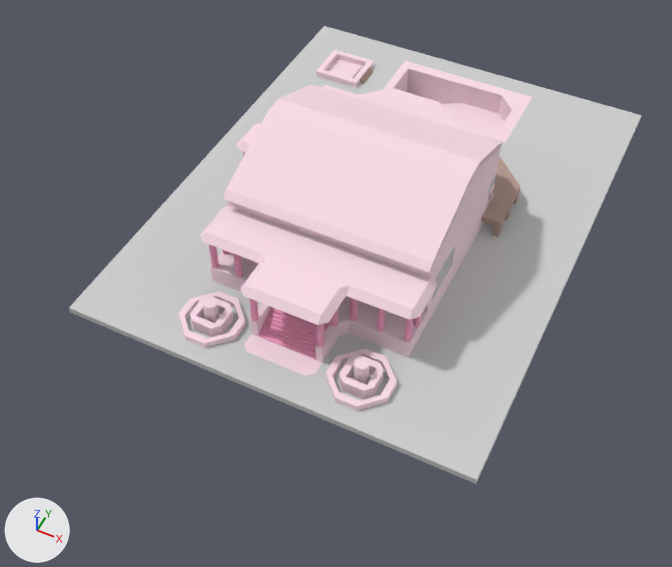
What one commit did to the OBJ model AZHouse/2/model-triangulated.obj.
Rendered twice from a 50 mm camera at (0.86, -1.82, 1.92) aimed at (0.04, -0.18, -0.12). Lighting does not change. The marker at lower left points along +X, +Y and +Z. Where no turn or scale is listed for an object, it has been applied to the vertices.

In view in the first picture: 'group1024237734', 'group105860431', 'group1162040733', 'group1179195914', 'group1404613136', 'group140974660', 'group1514795735', 'group1646688296', 'group309805238', 'group468627337', 'group684463606', 'group787223239'.
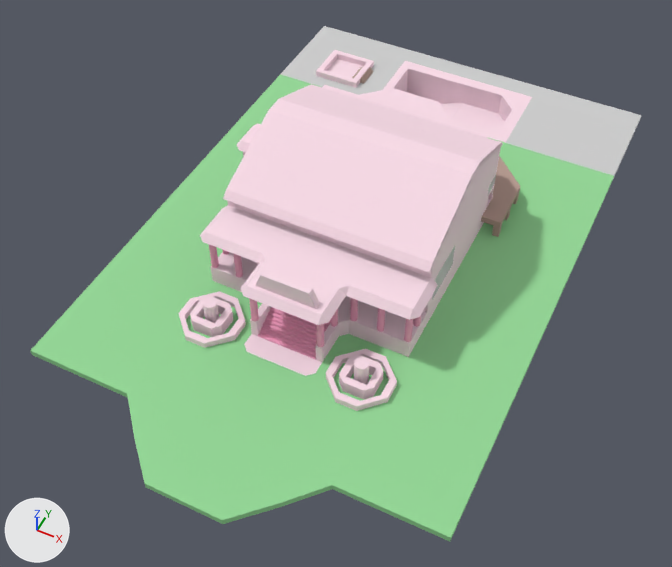
The newer file is also turned or shifted as a whole; pictures and numbers use the older file's frame.

Boxes [x1, y1, x2, y2] around the edits, measured in the pictures (672 x 567 px; the box of a moved part takes in the faces that stretch with it):
'group468627337', recoloured, reshaped (grey to green, 7% wider, 14% taller): before [69, 74, 613, 484]; after [30, 74, 614, 541]
'group215419042', added (green): after [144, 421, 264, 524]
'group1014074306', added (green): after [222, 455, 332, 524]
'group2089892225', added (green): after [127, 390, 191, 483]
'group260565734', added: after [255, 270, 320, 309]
part 1 of me_group468627337, moved or reshaped: before [223, 349, 312, 408]; after [30, 308, 477, 541]

What changed in the scene script:
```text
Add mat_mat10:
    mat_mat10 = principled_material('mat10')
    mat_mat10.base_color = (0.3, 0.69, 0.31)  # green #95d897
    mat_mat10.roughness = 1.0
Change me_group468627337:
    where me_group468627337.from_pydata(...)  # 48 vertices, 72 faces; spans x -0.582..0.648, y -0.628..0.612, z -0.116..-0.096
    used by ob_group468627337; location = (0.0, 0.0, 0.0)
    remove me_group468627337.materials.append(mat_mat22)  # light grey #cecece
    me_group468627337 part 1: the loose piece of 8 vertices spanning x -0.072..0.148, y -0.628..-0.538, z -0.116..-0.096 is scaled about its middle by (5.59, 2.89, 1), then moved by (-0.005, -0.085, 0.0)
    add me_group468627337.materials.append(mat_mat10)  # green #95d897
Add me_group260565734:
    me_group260565734.from_pydata([(-0.053, -0.461, 0.104), (-0.053, -0.441, 0.104), (-0.033, -0.441, 0.154), (0.127, -0.461, 0.104), (0.107, -0.441, 0.154), (0.127, -0.441, 0.104), (0.107, -0.461, 0.154), (-0.033, -0.461, 0.154)], [], [(2, 1, 0), (5, 4, 3), (5, 3, 0), (1, 5, 0), (6, 4, 2), (6, 7, 0), (3, 6, 0), (4, 5, 1), (2, 4, 1), (0, 7, 2), (2, 7, 6), (4, 6, 3)])
    me_group260565734.materials.append(mat_mat6)  # white #fcdeea
Add me_group215419042:
    me_group215419042.from_pydata(...)  # a box spanning x -0.073..0.147, y -0.991..-0.791, z -0.116..-0.096
    me_group215419042.materials.append(mat_mat10)  # green #95d897
Add me_group2089892225:
    me_group2089892225.from_pydata([(-0.173, -0.891, -0.116), (-0.273, -0.781, -0.116), (-0.273, -0.781, -0.096), (-0.173, -0.891, -0.096), (-0.073, -0.991, -0.116), (-0.073, -0.991, -0.096), (-0.073, -0.781, -0.096), (-0.073, -0.781, -0.116)], [], [(2, 1, 0), (3, 2, 0), (6, 5, 4), (7, 6, 4), (7, 4, 0), (1, 7, 0), (6, 2, 3), (5, 6, 3), (5, 3, 0), (4, 5, 0), (6, 7, 1), (2, 6, 1)])
    me_group2089892225.materials.append(mat_mat10)  # green #95d897
Add me_group1014074306:
    me_group1014074306.from_pydata([(0.247, -0.891, -0.096), (0.347, -0.781, -0.096), (0.347, -0.781, -0.116), (0.247, -0.891, -0.116), (0.147, -0.991, -0.096), (0.147, -0.991, -0.116), (0.147, -0.781, -0.116), (0.147, -0.781, -0.096)], [], [(2, 1, 0), (3, 2, 0), (6, 5, 4), (7, 6, 4), (7, 4, 0), (1, 7, 0), (6, 2, 3), (5, 6, 3), (5, 3, 0), (4, 5, 0), (6, 7, 1), (2, 6, 1)])
    me_group1014074306.materials.append(mat_mat10)  # green #95d897
Add ob_group260565734:
    ob_group260565734 = bpy.data.objects.new('group260565734', me_group260565734)
    ob_group260565734.location = (0.001, -0.006, 0.0)
Add ob_group215419042:
    ob_group215419042 = bpy.data.objects.new('group215419042', me_group215419042)
    ob_group215419042.location = (0.001, -0.006, 0.0)
Add ob_group2089892225:
    ob_group2089892225 = bpy.data.objects.new('group2089892225', me_group2089892225)
    ob_group2089892225.location = (0.001, -0.006, 0.0)
Add ob_group1014074306:
    ob_group1014074306 = bpy.data.objects.new('group1014074306', me_group1014074306)
    ob_group1014074306.location = (0.001, -0.006, 0.0)
```
